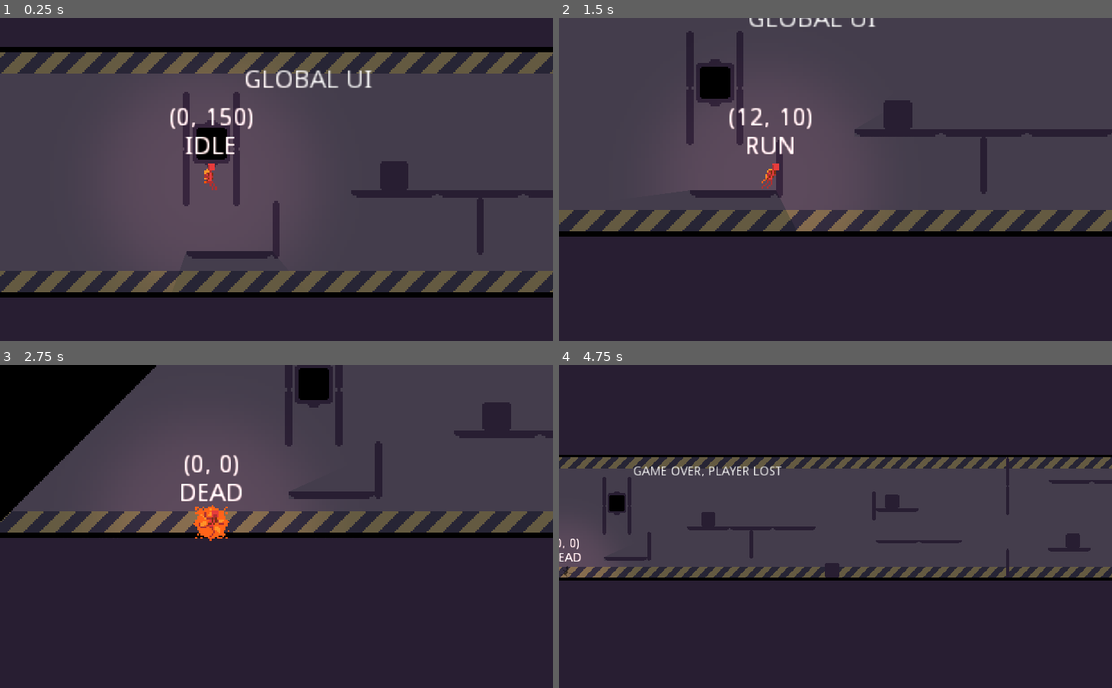
Above: before the commit, frames 1-4 (two rows, left to right).
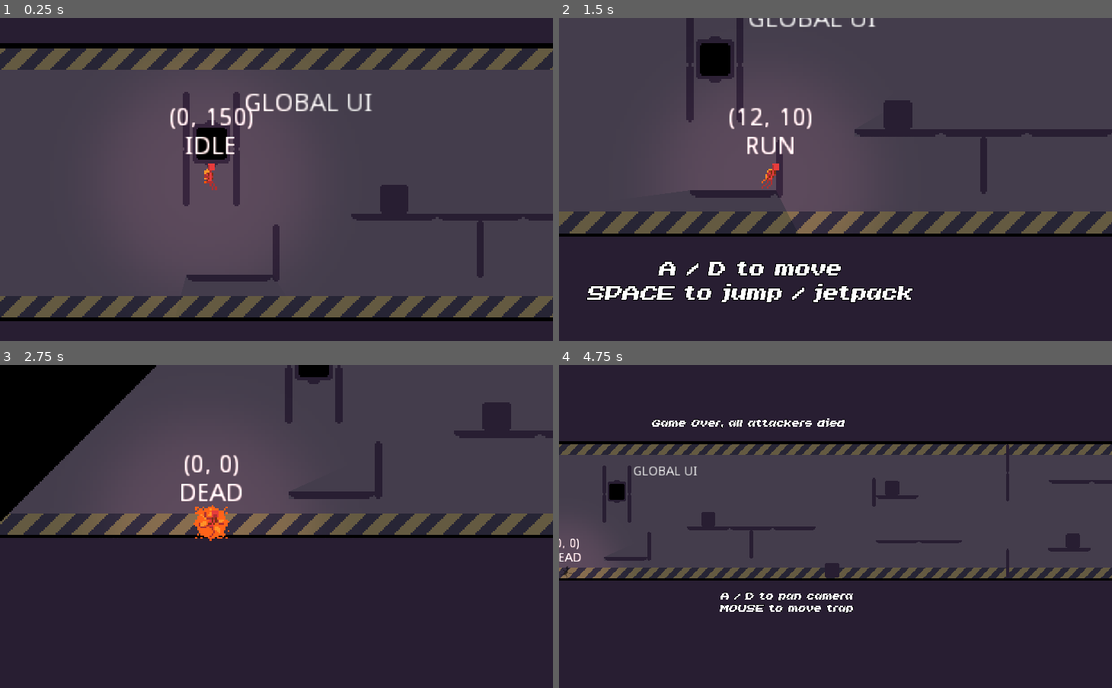
Above: after the commit, the same moments.

Repository: Wes-Ray/Jetpack-Jaywalker
Game: Godot game, scene res://Level.tscn
Two runs of this game, one before a commit and one after it. Both use one fixed random seed, a clock stepped at 60 frames per second and the inputs below.
Inputs (mouse positions are in pixels of both pictures, inside the frame that each line leads up to):
- Up to frame 1 (0.25 s): no input
- Up to frame 2 (1.5 s): move the mouse to (957, 163) at 0.52 s; hold D (move_right) from 0.53 s (still down); click (957, 163) at 0.6 s; tap Space (move_jump) at 0.77 s; move the mouse to (724, 195) at 1.27 s; click (724, 195) at 1.35 s
- Up to frame 3 (2.75 s): tap Space (move_jump) at 1.52 s; move the mouse to (331, 455) at 2.02 s; release D (move_right) at 2.03 s; hold A (move_left) from 2.03 s (still down); click (331, 455) at 2.1 s
- Up to frame 4 (4.75 s): move the mouse to (807, 591) at 2.77 s; release A (move_left) at 2.78 s; hold D (move_right) 2.78-4.28 s; click (807, 591) at 2.85 s; tap Space (move_jump) at 3.02, 3.77, 4.25, 4.52 s; tap Enter at 3.5 s; move the mouse to (1001, 574) at 3.52 s; click (1001, 574) at 3.6 s; tap 1 (debug1) at 4.15 s; move the mouse to (669, 478) at 4.27 s; hold A (move_left) from 4.28 s (still down); click (669, 478) at 4.35 s

The runs differ from the first frame. In frame 1, 20% of the frame differs, in the area x 0-100%, y 7-94%; in frame 2, 5.9%; in frame 3, 2.8%; in frame 4, 9.7%.

Commit message:
font and level size

Diff:
--- a/Level.tscn
+++ b/Level.tscn
@@ -11,14 +11,24 @@
 [ext_resource path="res://World/Box.tscn" type="PackedScene" id=9]
 [ext_resource path="res://World/hatch.png" type="Texture" id=10]
 [ext_resource path="res://World/Wall.tscn" type="PackedScene" id=11]
+[ext_resource path="res://INVASION2000.TTF" type="DynamicFontData" id=12]
 
 [sub_resource type="RectangleShape2D" id=1]
+
+[sub_resource type="DynamicFont" id=2]
+size = 64
+outline_size = 2
+outline_color = Color( 0, 0, 0, 1 )
+font_data = ExtResource( 12 )
+
+[sub_resource type="Theme" id=3]
+default_font = SubResource( 2 )
 
 [node name="Main" type="Node2D"]
 script = ExtResource( 2 )
 
 [node name="SpawnPosition" type="Position2D" parent="."]
-position = Vector2( 307, 317 )
+position = Vector2( 307, 304 )
 
 [node name="Sprite" type="Sprite" parent="SpawnPosition"]
 texture = ExtResource( 10 )
@@ -46,14 +56,14 @@
 text = "GLOBAL UI"
 
 [node name="Wallpaper" type="Sprite" parent="."]
-position = Vector2( 282, 333 )
+position = Vector2( 282, 326 )
 z_index = -1
 texture = ExtResource( 5 )
 region_enabled = true
-region_rect = Rect2( 0, 0, 4000, 140 )
+region_rect = Rect2( 0, 0, 4000, 156 )
 
 [node name="Ceiling" parent="." instance=ExtResource( 4 )]
-position = Vector2( 282, 163 )
+position = Vector2( 282, 148 )
 scale = Vector2( 1000, 50 )
 
 [node name="Floor" parent="." instance=ExtResource( 4 )]
@@ -76,7 +86,7 @@
 position = Vector2( 620, 360 )
 
 [node name="Platform6" parent="." instance=ExtResource( 1 )]
-position = Vector2( 620, 325 )
+position = Vector2( 620, 310 )
 
 [node name="Platform7" parent="." instance=ExtResource( 1 )]
 position = Vector2( 668, 360 )
@@ -85,28 +95,28 @@
 position = Vector2( 812, 369 )
 
 [node name="Platform9" parent="." instance=ExtResource( 1 )]
-position = Vector2( 951, 378 )
+position = Vector2( 948, 383 )
 
 [node name="Platform11" parent="." instance=ExtResource( 1 )]
 position = Vector2( 1364, 346 )
 
 [node name="Platform12" parent="." instance=ExtResource( 1 )]
-position = Vector2( 1191, 346 )
+position = Vector2( 1191, 343 )
 
 [node name="Platform13" parent="." instance=ExtResource( 1 )]
-position = Vector2( 1191, 322 )
+position = Vector2( 1191, 314 )
 
 [node name="Platform15" parent="." instance=ExtResource( 1 )]
 position = Vector2( 1297, 384 )
 
 [node name="Platform16" parent="." instance=ExtResource( 1 )]
-position = Vector2( 1143, 322 )
+position = Vector2( 1143, 314 )
 
 [node name="Platform17" parent="." instance=ExtResource( 1 )]
-position = Vector2( 1095, 322 )
+position = Vector2( 1095, 314 )
 
 [node name="Platform18" parent="." instance=ExtResource( 1 )]
-position = Vector2( 1095, 346 )
+position = Vector2( 1095, 343 )
 
 [node name="Platform19" parent="." instance=ExtResource( 1 )]
 position = Vector2( 813, 293 )
@@ -115,43 +125,43 @@
 position = Vector2( 861, 293 )
 
 [node name="Platform14" parent="." instance=ExtResource( 1 )]
-position = Vector2( 1143, 346 )
+position = Vector2( 1143, 343 )
 
 [node name="Wall" parent="." instance=ExtResource( 11 )]
-position = Vector2( 1213, 364 )
+position = Vector2( 1213, 361 )
 
 [node name="Wall3" parent="." instance=ExtResource( 11 )]
 position = Vector2( 457, 363 )
 
 [node name="Wall13" parent="." instance=ExtResource( 11 )]
-position = Vector2( 321, 304 )
+position = Vector2( 321, 291 )
 
 [node name="Wall14" parent="." instance=ExtResource( 11 )]
-position = Vector2( 321, 336 )
+position = Vector2( 321, 323 )
 
 [node name="Wall16" parent="." instance=ExtResource( 11 )]
-position = Vector2( 293, 304 )
+position = Vector2( 293, 291 )
 
 [node name="Wall17" parent="." instance=ExtResource( 11 )]
-position = Vector2( 293, 336 )
+position = Vector2( 293, 323 )
 
 [node name="Wall15" parent="." instance=ExtResource( 11 )]
 position = Vector2( 343, 365 )
 
 [node name="Wall4" parent="." instance=ExtResource( 11 )]
-position = Vector2( 594, 320 )
+position = Vector2( 594, 305 )
 
 [node name="Wall5" parent="." instance=ExtResource( 11 )]
-position = Vector2( 743, 282 )
+position = Vector2( 743, 267 )
 
 [node name="Wall6" parent="." instance=ExtResource( 11 )]
 position = Vector2( 743, 384 )
 
 [node name="Wall7" parent="." instance=ExtResource( 11 )]
-position = Vector2( 743, 314 )
+position = Vector2( 743, 299 )
 
 [node name="Wall2" parent="." instance=ExtResource( 11 )]
-position = Vector2( 1073, 304 )
+position = Vector2( 1073, 296 )
 
 [node name="Wall11" parent="." instance=ExtResource( 11 )]
 position = Vector2( 1319, 282 )
@@ -160,10 +170,10 @@
 position = Vector2( 886, 307 )
 
 [node name="Wall9" parent="." instance=ExtResource( 11 )]
-position = Vector2( 967, 311 )
+position = Vector2( 972, 279 )
 
 [node name="Wall10" parent="." instance=ExtResource( 11 )]
-position = Vector2( 1024, 356 )
+position = Vector2( 1026, 352 )
 
 [node name="Zap" parent="." instance=ExtResource( 3 )]
 position = Vector2( 1415, 288 )
@@ -175,19 +185,19 @@
 position = Vector2( 1415, 378 )
 
 [node name="Box" parent="." instance=ExtResource( 9 )]
-position = Vector2( 967, 335 )
+position = Vector2( 972, 303 )
 
 [node name="Box2" parent="." instance=ExtResource( 9 )]
 position = Vector2( 816, 359 )
 
 [node name="Box3" parent="." instance=ExtResource( 9 )]
-position = Vector2( 614, 315 )
+position = Vector2( 614, 300 )
 
 [node name="Box4" parent="." instance=ExtResource( 9 )]
 position = Vector2( 409, 335 )
 
 [node name="Box5" parent="." instance=ExtResource( 9 )]
-position = Vector2( 1119, 375 )
+position = Vector2( 1119, 378 )
 
 [node name="Box7" parent="." instance=ExtResource( 9 )]
 position = Vector2( 1261, 313 )
@@ -199,7 +209,7 @@
 position = Vector2( 547, 392 )
 
 [node name="KillBoundary" parent="." instance=ExtResource( 8 )]
-position = Vector2( 860, 266 )
+position = Vector2( 860, 252 )
 
 [node name="KillBoundary2" parent="." instance=ExtResource( 8 )]
 position = Vector2( 860, 400 )
@@ -212,4 +222,50 @@
 position = Vector2( -58, 339 )
 scale = Vector2( 1, 10 )
 
+[node name="PlayerHelp" type="Label" parent="."]
+margin_left = 231.0
+margin_top = 413.0
+margin_right = 1189.0
+margin_bottom = 614.0
+rect_scale = Vector2( 0.2, 0.2 )
+theme = SubResource( 3 )
+text = "A / D to move
+SPACE to jump / jetpack"
+align = 1
+
+[node name="GameOverOffense" type="Label" parent="."]
+visible = false
+margin_left = 310.0
+margin_top = 220.0
+margin_right = 1750.0
+margin_bottom = 421.0
+rect_scale = Vector2( 0.2, 0.2 )
+theme = SubResource( 3 )
+text = "Game Over, offense made it to the goal"
+align = 1
+
+[node name="GameOverDefense" type="Label" parent="."]
+visible = false
+margin_left = 310.0
+margin_top = 220.0
+margin_right = 1750.0
+margin_bottom = 421.0
+rect_scale = Vector2( 0.2, 0.2 )
+theme = SubResource( 3 )
+text = "Game Over, all attackers died"
+align = 1
+
+[node name="DefenseHelp" type="Label" parent="."]
+visible = false
+margin_left = 401.0
+margin_top = 413.0
+margin_right = 1359.0
+margin_bottom = 614.0
+rect_scale = Vector2( 0.2, 0.2 )
+theme = SubResource( 3 )
+text = "A / D to pan camera
+MOUSE to move trap
+"
+align = 1
+
 [connection signal="area_entered" from="AttackerGoal" to="." method="_on_AttackerGoal_area_entered"]
--- a/Main.gd
+++ b/Main.gd
@@ -4,6 +4,25 @@
 func _ready() -> void:
 	Orchestrator.init_spawn_created($SpawnPosition)
 	Orchestrator.register_global_UI($UI)
+	Orchestrator.register_main(self)
+
+func player_help(on : bool):
+	if on:
+		$PlayerHelp.visible = true
+	else:
+		$PlayerHelp.visible = false
+
+func defense_help(on : bool):
+	if on:
+		$DefenseHelp.visible = true
+	else:
+		$DefenseHelp.visible = false
+
+func game_winner(offense_win : bool):
+	if offense_win:
+		$GameOverOffense.visible = true
+	else:
+		$GameOverDefense.visible = true
 
 
 func _on_AttackerGoal_area_entered(area: Area2D) -> void:
--- a/Orchestrator.gd
+++ b/Orchestrator.gd
@@ -10,6 +10,7 @@
 onready var player_spawn_position := Vector2.ZERO
 
 var defense : Node2D
+var main : Node2D
 
 var global_ui : Label
 
@@ -72,6 +73,9 @@
 func register_defense(new_defense : Node2D):
 	defense = new_defense
 
+func register_main(new_main : Node2D):
+	main = new_main
+
 
 func make_new_record() -> void:
 	print("make new record")
@@ -116,13 +120,14 @@
 	game_over_timer.wait_time = 8
 	game_over_timer.start(0)
 
-func end_game(message : String):
-	print(message)
-	global_ui.text = message
+func end_game(offense_win : bool):
 	game_over = true
 	player.deactivate_player()
 	defense.deactivate_defense()
 	game_over_timer.start(0)
+	main.player_help(false)
+	main.defense_help(false)
+	main.game_winner(offense_win)
 #	defense.camera.current = true
 #	defense.wiper.visible = false
 #	replay_all_records()
@@ -134,7 +139,7 @@
 		player.kill_player()
 		if game_over == true:
 			return
-		end_game("GAME OVER, PLAYER LOST")
+		end_game(false)
 
 	if area.is_in_group("replay"):
 #		print("REPLAY TOOK DAMAGE")
@@ -159,7 +164,7 @@
 		switch_to_defense()
 
 	if area.is_in_group("replay"):
-		end_game("REPLAY ENTERED GOAL\nGAME OVER, DEFENSE LOST")
+		end_game(true)
 
 
 func _on_defense_timer_timout():
@@ -189,6 +194,8 @@
 	print("switch to defense")
 	player.deactivate_player()
 	defense_switch_timer.start(0)
+	main.player_help(false)
+	main.defense_help(true)
 
 
 func switch_to_offense() -> void:
@@ -196,6 +203,8 @@
 	defense.deactivate_defense()
 #	new_round()
 	offense_switch_timer.start(0)
+	main.player_help(true)
+	main.defense_help(false)
 
 
 func _on_replay_delay_timer_timout():
--- a/Replay/Replay.gd
+++ b/Replay/Replay.gd
@@ -103,8 +103,10 @@
 
 	if Orchestrator.is_last_active_replay(self):
 		debug_misc_label.text = "LAST ACTIVE"
+		$Light2D.enabled = true
 	else:
 		debug_misc_label.text = "not"
+		$Light2D.enabled = false
 
 	$AnimationPlayer.play("fly_forward")
 
--- a/Replay/Replay.tscn
+++ b/Replay/Replay.tscn
@@ -7,6 +7,7 @@
 [ext_resource path="res://Player/fly_backward.tres" type="Animation" id=5]
 [ext_resource path="res://Replay/Hitbox.gd" type="Script" id=6]
 [ext_resource path="res://Player/jetpack.ogg" type="AudioStream" id=7]
+[ext_resource path="res://World/circle_light.png" type="Texture" id=8]
 
 [sub_resource type="CapsuleShape2D" id=1]
 radius = 2.0
@@ -49,3 +50,9 @@
 stream = ExtResource( 7 )
 volume_db = -40.0
 attenuation = 100.0
+
+[node name="Light2D" type="Light2D" parent="."]
+texture = ExtResource( 8 )
+texture_scale = 0.8
+color = Color( 1, 0.0901961, 0.0901961, 1 )
+energy = 1.2
Binary file added: INVASION2000.TTF
Not shown: 1 places in Level.tscn that only renumber resources
Not shown: 1 places in Replay/Replay.tscn that only renumber resources
Binary file changed: World/wallpaper.png
